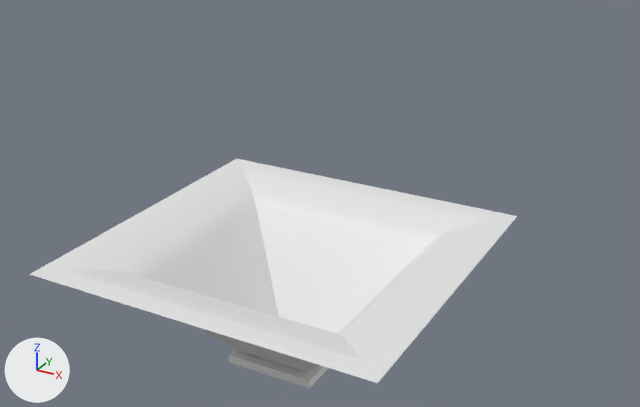
Before and after pictures for a commit that changed the glTF model testbed/assets/scenes/02_gelly_funnel.gltf.
The view is the same before and after, from a camera (50 mm lens) standing at (23.9, -39.7, 30.0) and looking at (1.1, 1.6, 9.4). The axes (+X, +Y, +Z) are drawn at lower left. The lights are the same throughout. Where no turn or scale is listed for an object, it has been applied to the vertices. Vertices at the same position are counted once.
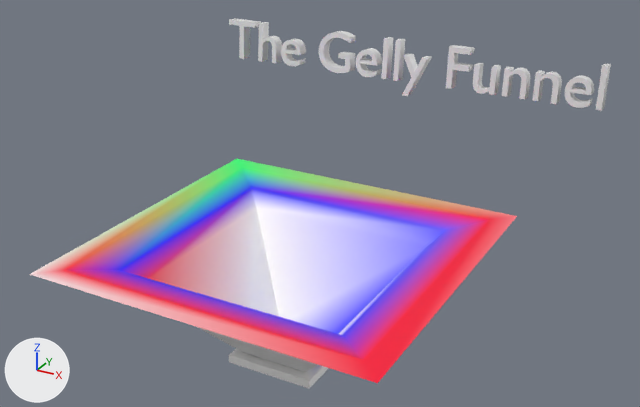
Scene script edits in JSON lines:
```json
{"op": "add", "block": "mat_defaultmaterial", "code": ["mat_defaultmaterial = bpy.data.materials.new('DefaultMaterial')", "mat_defaultmaterial.use_nodes = True; mat_defaultmaterial.node_tree.nodes.clear()", "_N = mat_defaultmaterial.node_tree.nodes; _L = mat_defaultmaterial.node_tree.links", "n0 = _N.new('ShaderNodeOutputMaterial'); n0.name = 'Material Output'", "n1 = _N.new('ShaderNodeBsdfPrincipled'); n1.name = 'Principled BSDF'", "n2 = _N.new('ShaderNodeVertexColor'); n2.name = 'Color Attribute'", "_L.new(n1.outputs[0], n0.inputs[0])  # 'BSDF' to 'Surface'", "_L.new(n2.outputs[0], n1.inputs[0])  # 'Color' to 'Base Color'"]}
{"block": "me_cube_001", "where": "me_cube_001.from_pydata(...)  # 40 vertices, 76 faces; spans x -10.4..10.4, y -10.1..10.1, z -0.3..7.2"}
{"block": "me_cube_001", "where": "# used by ob_cube; location = (0.0, 0.0, 0.0)"}
{"block": "me_cube_001", "change": "me_cube_001 part 1: vertex colours changed"}
{"op": "add", "block": "me_cube_001", "code": "me_cube_001.materials.append(mat_defaultmaterial)"}
{"op": "add", "block": "me_text", "code": ["me_text = bpy.data.meshes.new('Text')", "me_text.from_pydata(...)  # 1328 vertices, 2612 faces; spans x 0.1..26.1, y -0.4..0.6, z -0.9..2.7"]}
{"op": "add", "block": "ob_text", "code": ["ob_text = bpy.data.objects.new('Text', me_text)", "ob_text.location = (-11.8, 11.9, 14.22)"]}
```

Changed parts and their boxes (x1, y1, x2, y2) in the pictures (640 x 407 px):
```json
{"object": "Cube", "change": "recoloured", "before": [29, 159, 517, 388], "after": [29, 159, 517, 388]}
{"object": "Text", "change": "added", "after": [229, 18, 611, 111]}
```
